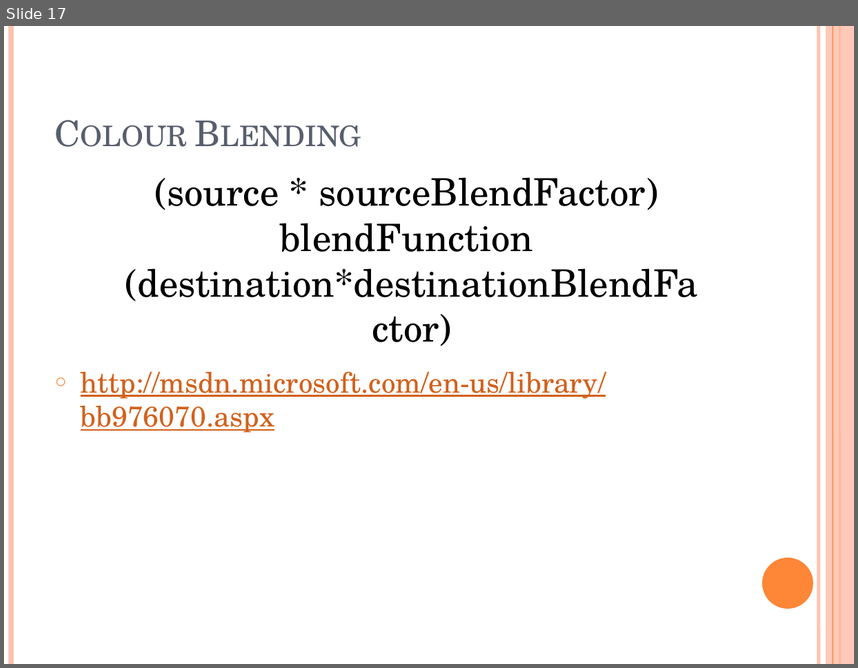
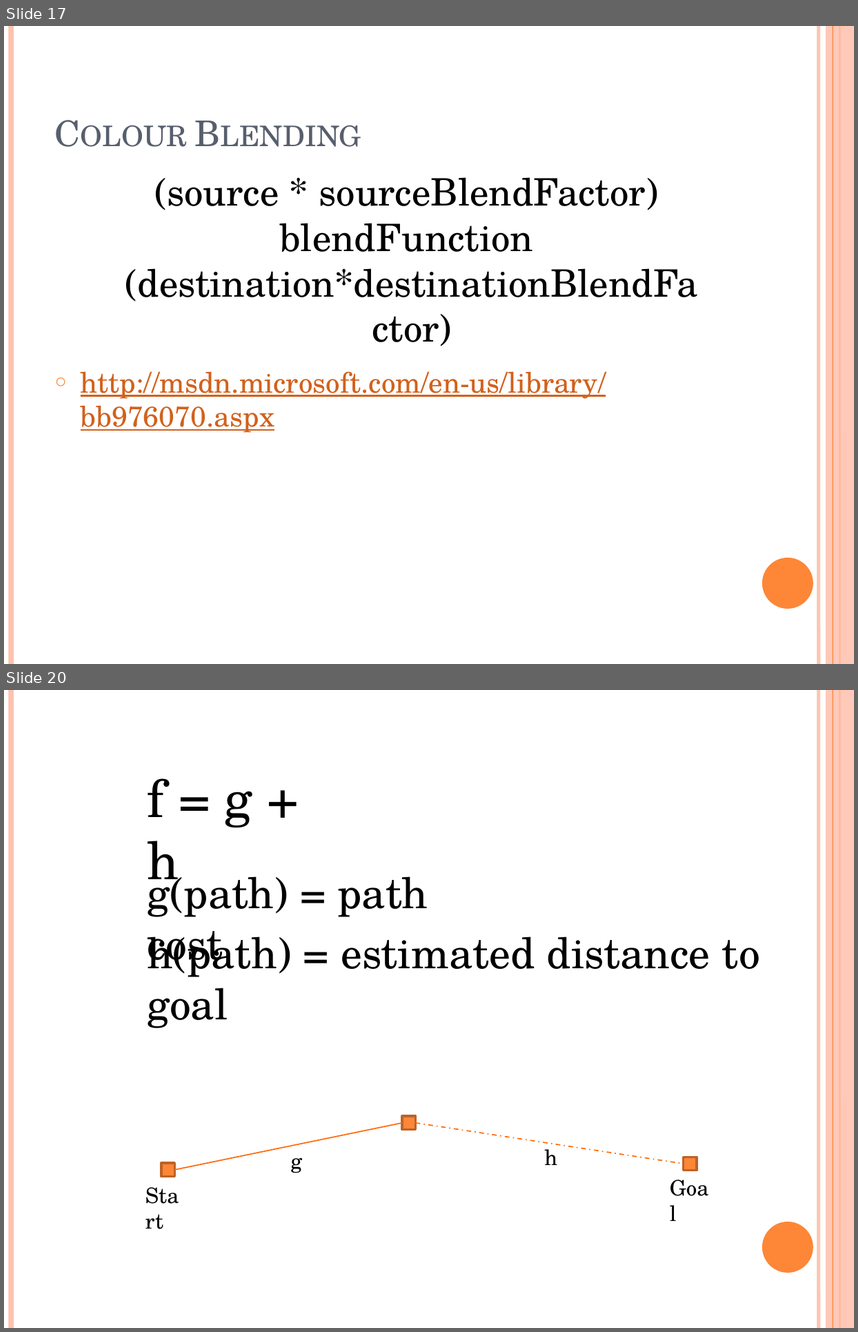
Before and after one commit to Andrea/XNAWorkshop, a slide deck: XNA workshop.pptx. Shown one above the other, each under a label of ours: slide 17 before the commit, slides 17 and 20 after it; the slides between them are not shown. The pictures are 858x668 and 858x1332 pixels, drawn with LibreOffice and Linux fonts; fonts in the diff are those of the drawing. Boxes give left, top, right and bottom in pixels: in the first picture for what was removed or moved away, otherwise in the second. Text is boxed around its words. In the diff, an @@ line names an element or a change of style, - is before the commit and + after.

Commit message:
Update

```diff
--- a/XNA workshop.pptx
+++ b/XNA workshop.pptx
@@ slide 20 added at (x1=4, y1=690, x2=854, y2=1328), background #FFFFFF; not listed: 6 template elements that a slide beside it also shows @@
@@ text added at (x1=147, y1=778, x2=252, y2=894), 44 pt, text #000000 @@
+f = g + h
@@ text added at (x1=147, y1=867, x2=428, y2=971), 36 pt, text #000000 @@
+g(path) = path cost
@@ text added at (x1=147, y1=931, x2=760, y2=1028), 36 pt, text #000000 @@
+h(path) = estimated distance to goal
@@ line added from (175, 1170) to (403, 1123), #FF6B0A 1 pt @@
@@ rectangle added at (x1=403, y1=1116, x2=417, y2=1130), fill #FE8637, outline #BC6329 2 pt @@
@@ line added from (415, 1123) to (683, 1163), #FF6B0A 1 pt dashed @@
@@ text added at (x1=544, y1=1143, x2=557, y2=1165), 18 pt, text #000000 @@
+h
@@ rectangle added at (x1=161, y1=1163, x2=175, y2=1176), fill #FE8637, outline #BC6329 2 pt @@
@@ text added at (x1=291, y1=1157, x2=303, y2=1173), 18 pt, text #000000 @@
+g
@@ rectangle added at (x1=683, y1=1156, x2=697, y2=1170), fill #FE8637, outline #BC6329 2 pt @@
@@ text added at (x1=137, y1=1177, x2=196, y2=1211), 18 pt, text #000000 @@
+Start
@@ text added at (x1=661, y1=1170, x2=718, y2=1204), 18 pt, text #000000 @@
+Goal
```
Also in this commit, not shown: 17 other slides added.
